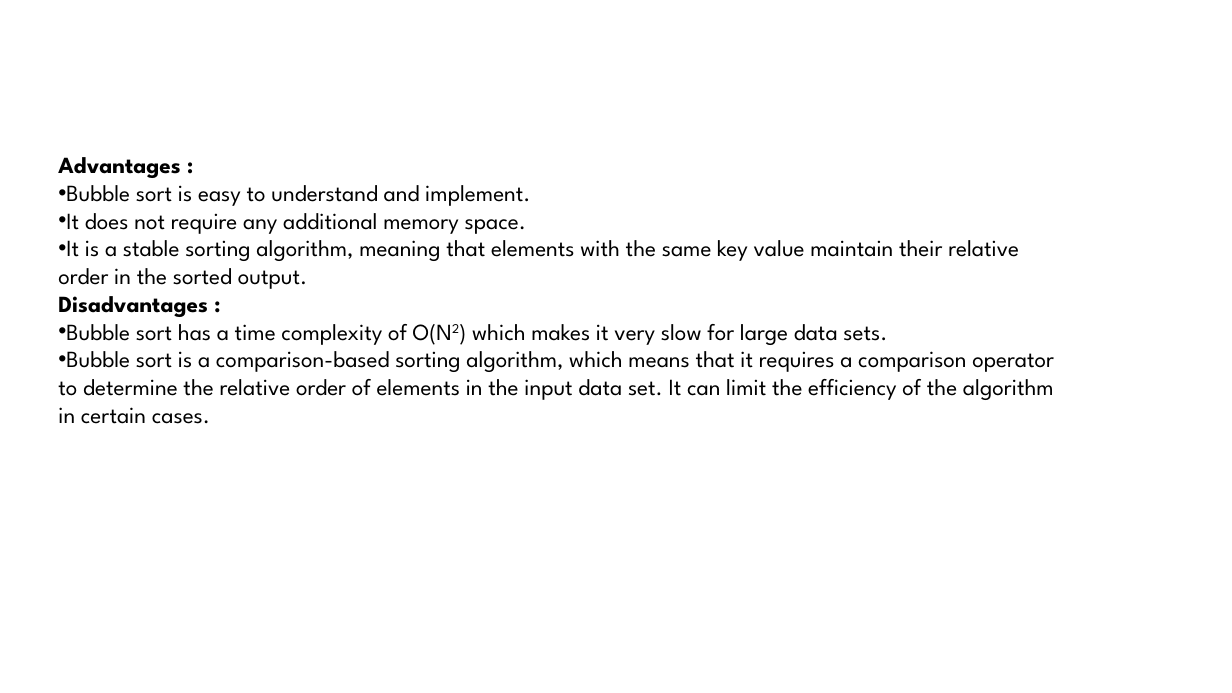
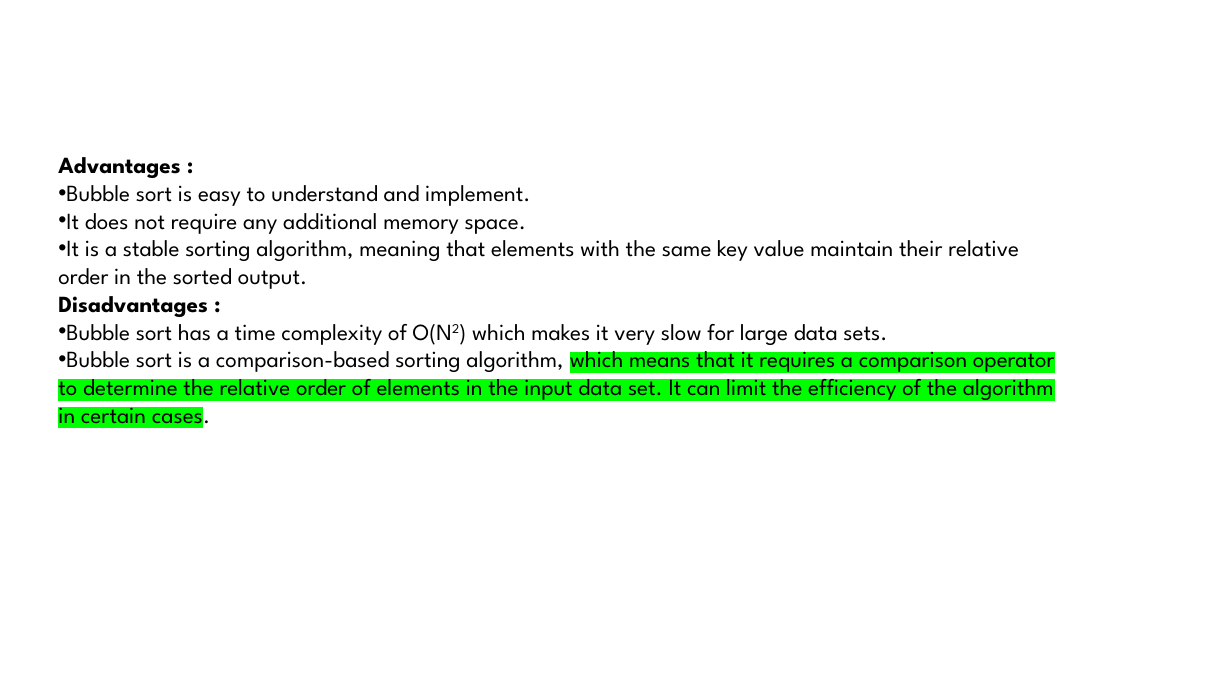
Before and after one commit to anupam2741/ToDo-List, a slide deck: slide 8 of sorting.pptx. Drawn at 1232x693 pixels with LibreOffice and Linux fonts; fonts in the diff are those of the drawing. Boxes give left, top, right and bottom in pixels: in the first picture for what was removed or moved away, otherwise in the second. Text is boxed around its words. In the diff, an @@ line names an element or a change of style, - is before the commit and + after.

```diff
--- a/sorting.pptx
+++ b/sorting.pptx
@@ text at (58, 344, 1055, 430): highlight none to #00FF00 in "which means that it requires a comparison ..." @@
```
Also in this commit, not shown: 3 other slides changed, 2 slides added, 1 slide removed.
